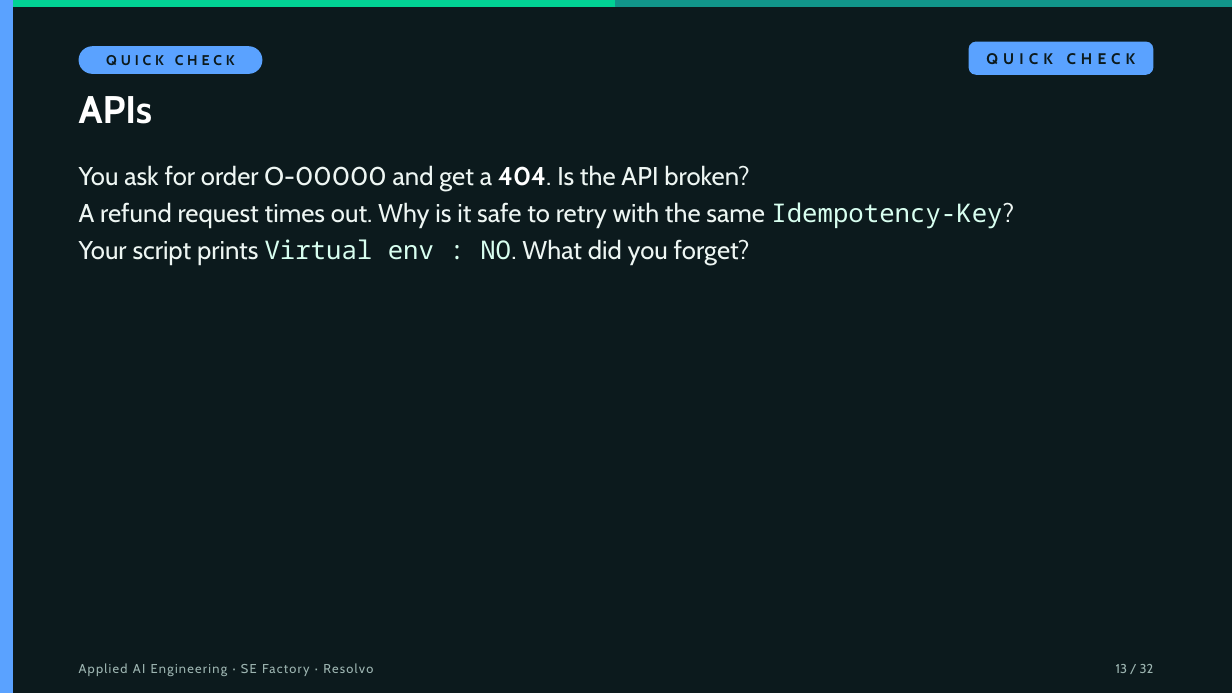
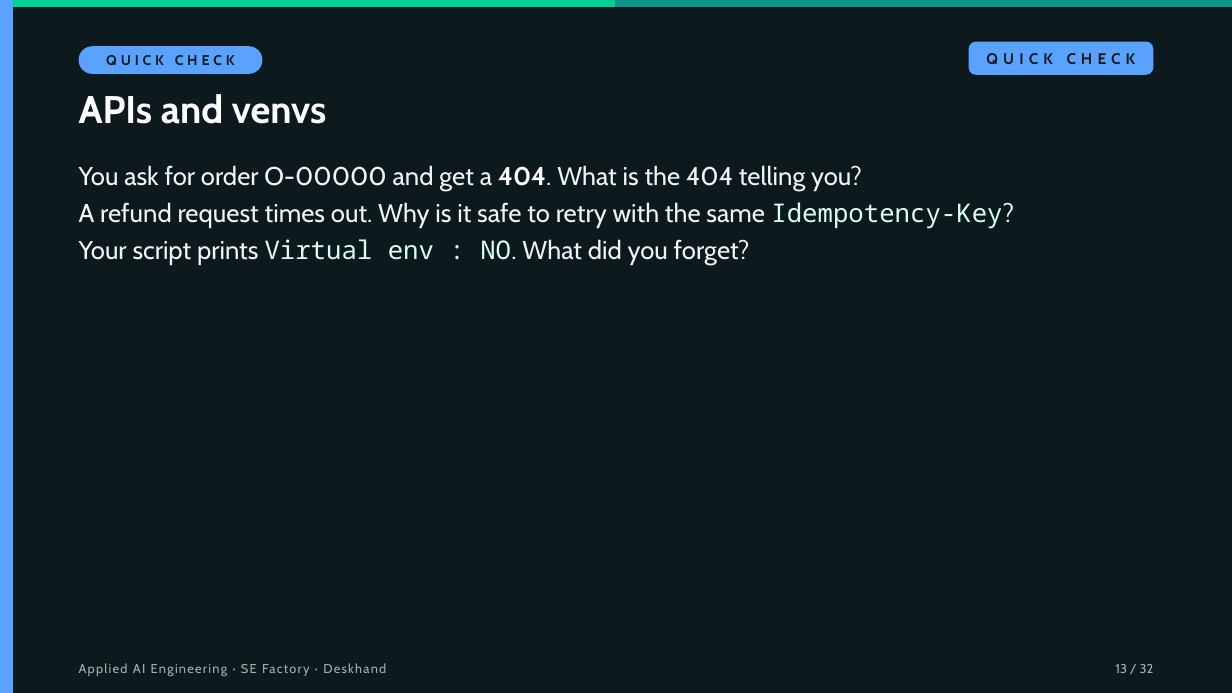
Before and after one commit to hasankanaan26/prep-kit, a slide deck: slide 13 of slides/session-00.pptx. Drawn at 1232x693 pixels with LibreOffice and Linux fonts; fonts in the diff are those of the drawing. Boxes give left, top, right and bottom in pixels: in the first picture for what was removed or moved away, otherwise in the second. Text is boxed around its words. In the diff, an @@ line names an element or a change of style, - is before the commit and + after.

```diff
--- a/slides/session-00.pptx
+++ b/slides/session-00.pptx
@@ text at [79, 94, 326, 124]: text changed @@
-APIs
+APIs and venvs
@@ text at [79, 165, 862, 190]: text changed @@
-1. You ask for order O-00000 and get a 404. Is the API broken?
+1. You ask for order O-00000 and get a 404. What is the 404 telling you?
@@ text at [79, 663, 386, 676]: text changed @@
-Applied AI Engineering · SE Factory · Resolvo
+Applied AI Engineering · SE Factory · Deskhand
```
Also in this commit, not shown: 31 other slides changed, 6 other files.
